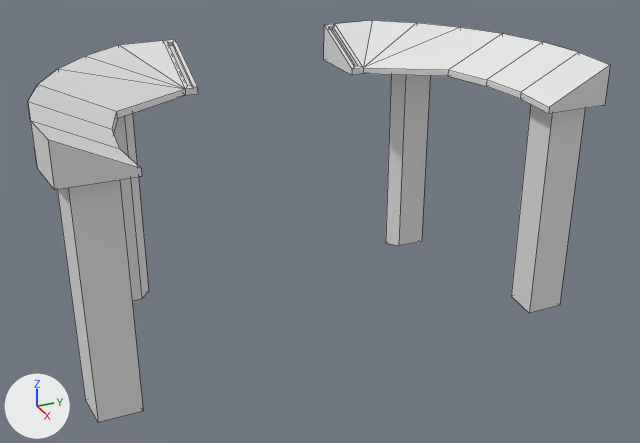
An edit to the FBX model Assets/Models/Helm.fbx, drawn before and after from the same camera.
Camera for both pictures: a 50 mm lens placed at (2.61, -1.24, 0.81), pointed at (-0.24, 0.04, -0.62). Every picture has the same lights, and +X, +Y and +Z are marked at lower left. Mesh edges are drawn as thin lines. Vertices at the same position are counted once.
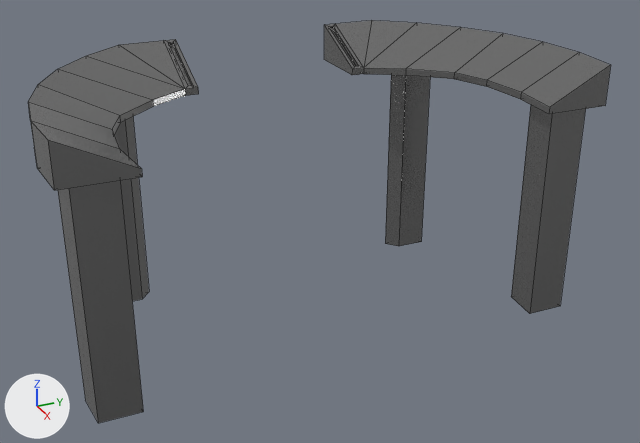
The newer file is also turned or shifted as a whole; pictures and numbers use the older file's frame.

Boxes (x1, y1, x2, y2) around the edits, measured in the pictures (640 x 443 px; the box of a moved part takes in the faces that stretch with it):
'Cylinder', reshaped
    before: (28, 20, 610, 422)
    after: (28, 20, 611, 423)
part 1 of me_cylinder, moved or reshaped
    before: (28, 23, 542, 133)
    after: (28, 23, 542, 134)
part 2 of me_cylinder, recoloured
    both: (28, 39, 198, 422)

Diff of the bpy script that builds the scene:
```diff
--- a/Assets/Models/Helm.fbx.py
+++ b/Assets/Models/Helm.fbx.py
@@ mat_console @@
+mat_console = principled_material('Console')
+mat_console.base_color = (0.253, 0.253, 0.253)  # grey #8a8a8a
+mat_console.metallic = 0.825
+mat_console.roughness = 0.214
@@ me_cylinder @@
 # used by ob_cylinder; location = (0.0, 0.0, 0.0)
-me_cylinder.from_pydata(...)  # 108 vertices, 108 faces; spans x -0.83..0.2, y -1.0..1.0, z -1.0..0.0
+me_cylinder.from_pydata(...)  # 116 vertices, 110 faces; spans x -0.83..0.2, y -1.0..1.0, z -1.0..0.0
+# me_cylinder part 1
+# 4 vertices are removed from x -0.38, y -0.67..0.67, z -0.15..-0.12
+# 14 faces are deleted
+# 8 vertices are added at x -0.47..-0.34, y -0.67..0.67, z -0.15..-0.13
+# 16 new faces join them
+# me_cylinder part 2: 94 faces spanning x -0.83..0.2, y -1.0..1.0, z -1.0..0.0 switch from no material to mat_console (grey #8a8a8a)
```
